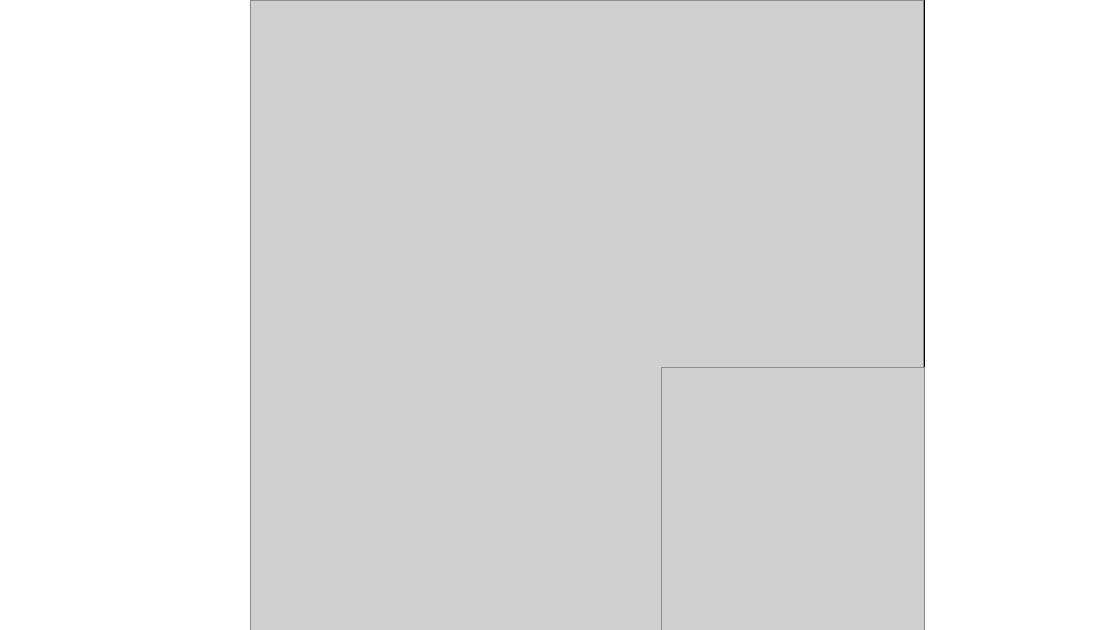
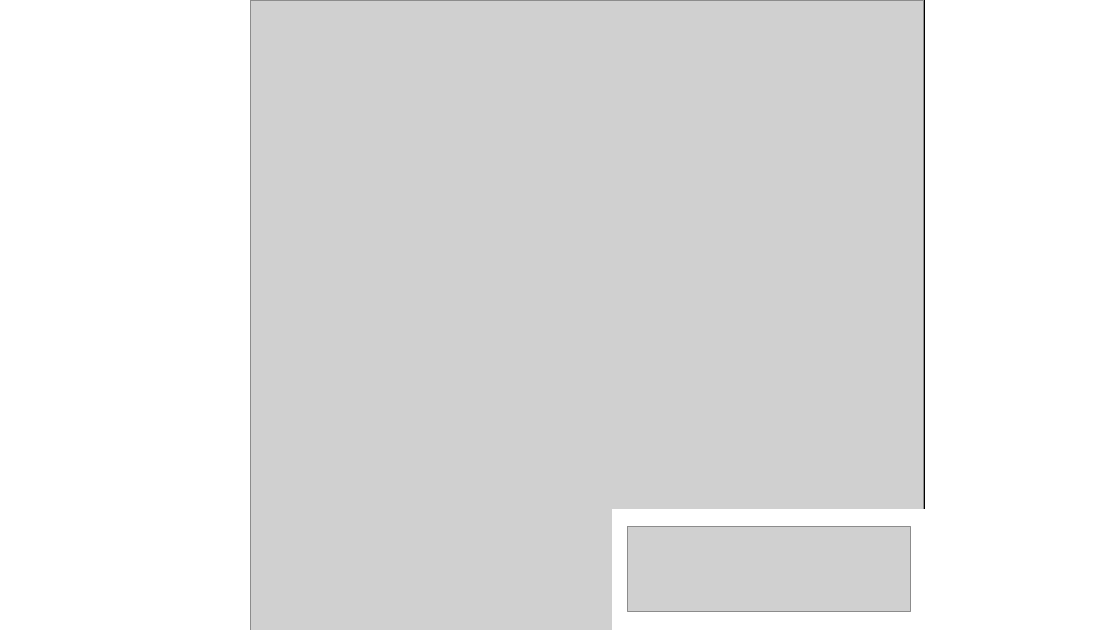
Before and after one commit to alrova96/Alrova96.github.io, a slide deck: slide 1 of media/montaje_imgs.pptx. Drawn at 1120x630 pixels with LibreOffice and Linux fonts; fonts in the diff are those of the drawing; grey boxes stand for pictures. Boxes give left, top, right and bottom in pixels: in the first picture for what was removed or moved away, otherwise in the second. Text is boxed around its words. In the diff, an @@ line names an element or a change of style, - is before the commit and + after.

```diff
--- a/media/montaje_imgs.pptx
+++ b/media/montaje_imgs.pptx
@@ picture removed at bbox=[662, 368, 924, 630] @@
@@ rectangle added at bbox=[613, 509, 924, 630], fill #FFFFFF, outline #FFFFFF 1 pt @@
@@ picture added at bbox=[627, 527, 910, 611] @@
```
Also in this commit, not shown: 8 other files.
